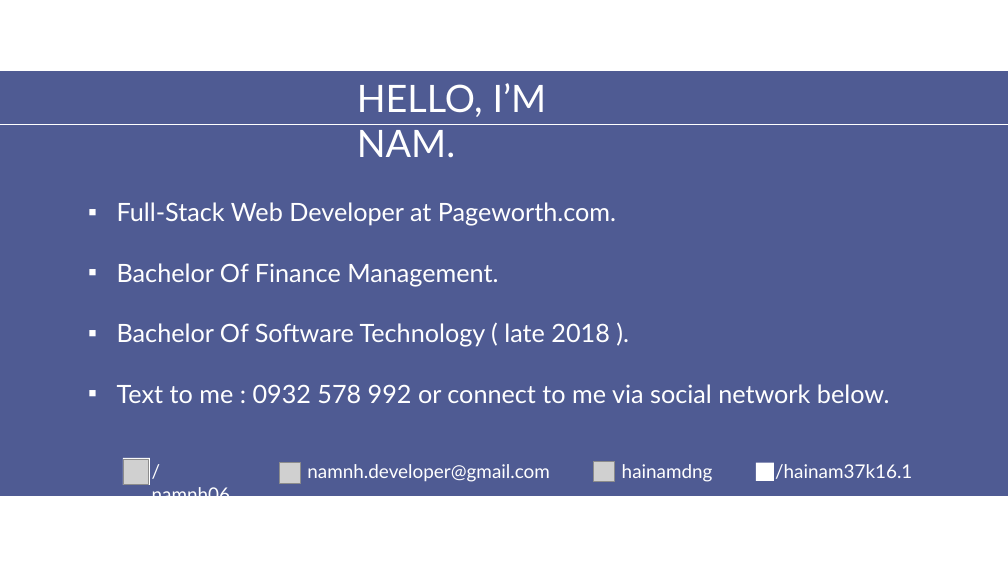
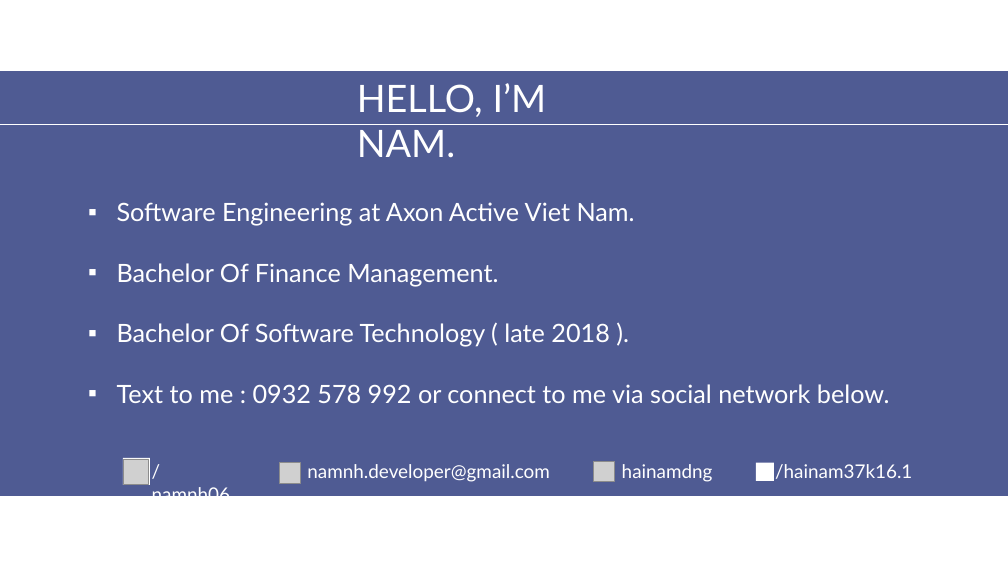
Before and after one commit to aptech-php/aptech-php-course, a slide deck: slide 3 of HTML-CSS-JS/slides/0-Greeting.pptx. Drawn at 1008x567 pixels with LibreOffice and Linux fonts; fonts in the diff are those of the drawing; grey boxes stand for pictures; background and template pictures are left out. Boxes give left, top, right and bottom in pixels: in the first picture for what was removed or moved away, otherwise in the second. Text is boxed around its words. In the diff, an @@ line names an element or a change of style, - is before the commit and + after.

```diff
--- a/HTML-CSS-JS/slides/0-Greeting.pptx
+++ b/HTML-CSS-JS/slides/0-Greeting.pptx
@@ text at bbox=[117, 202, 635, 226]: text changed @@
-▪ Full-Stack Web Developer at Pageworth.com.
+▪ Software Engineering at Axon Active Viet Nam.
```
Also in this commit, not shown: 1 other slide changed, 7 other files.
